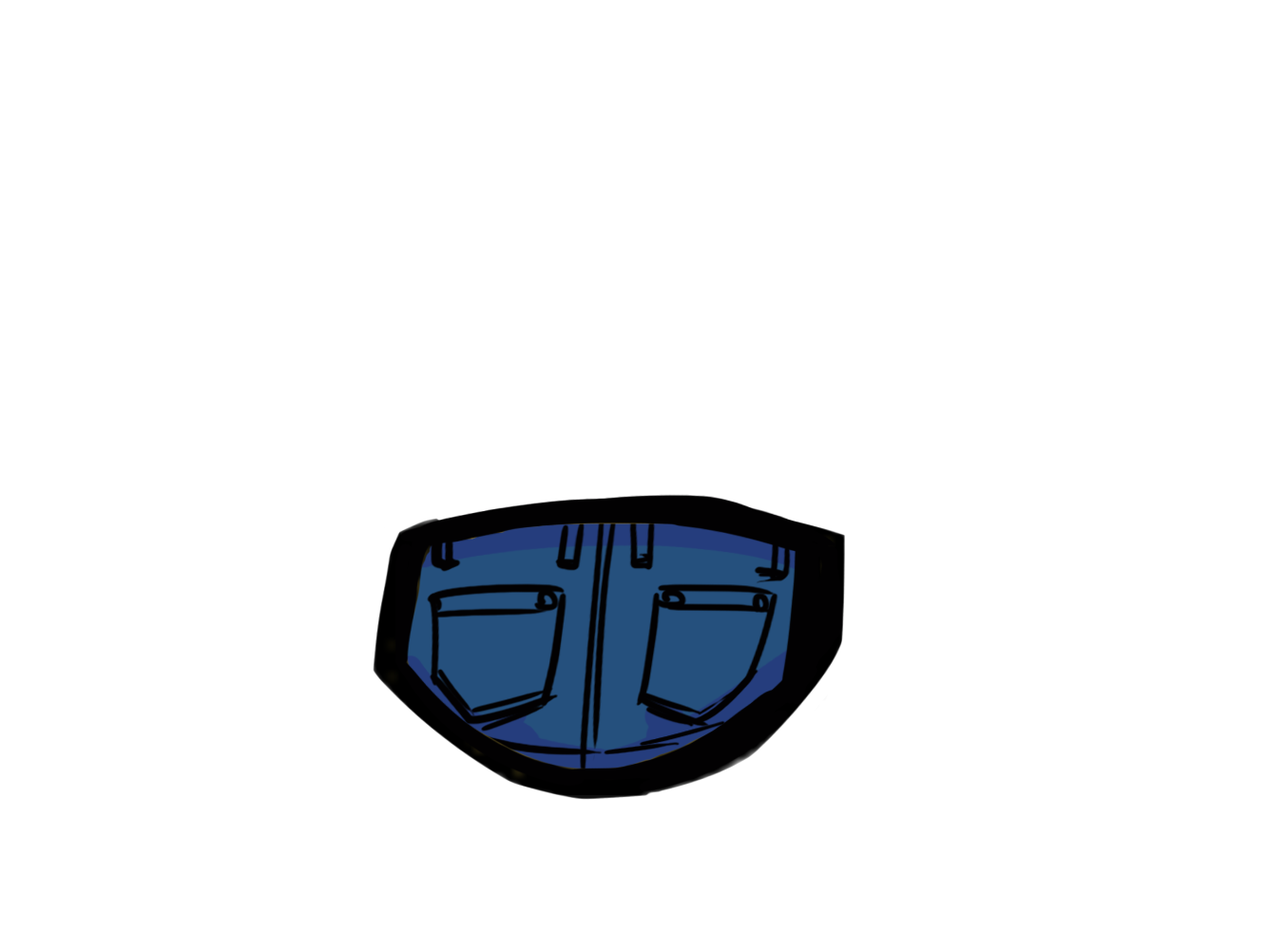
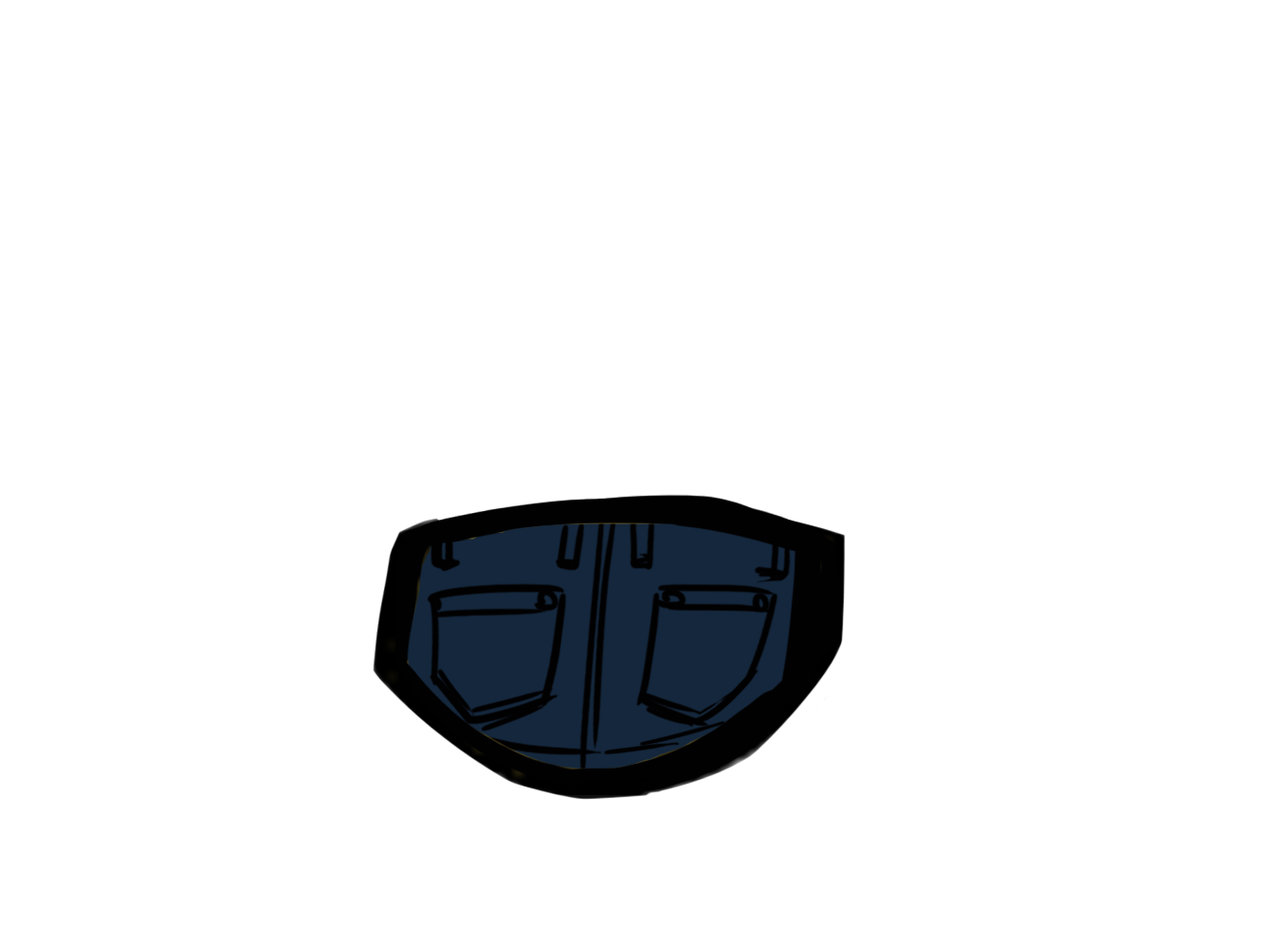
Layer changes from the first 1267×950 image to the second:
added layer "Layer 4" above "Layer 3" over (406, 523, 796, 770)
added layer "Layer 3" above "Layer 2" over (406, 523, 796, 770)
